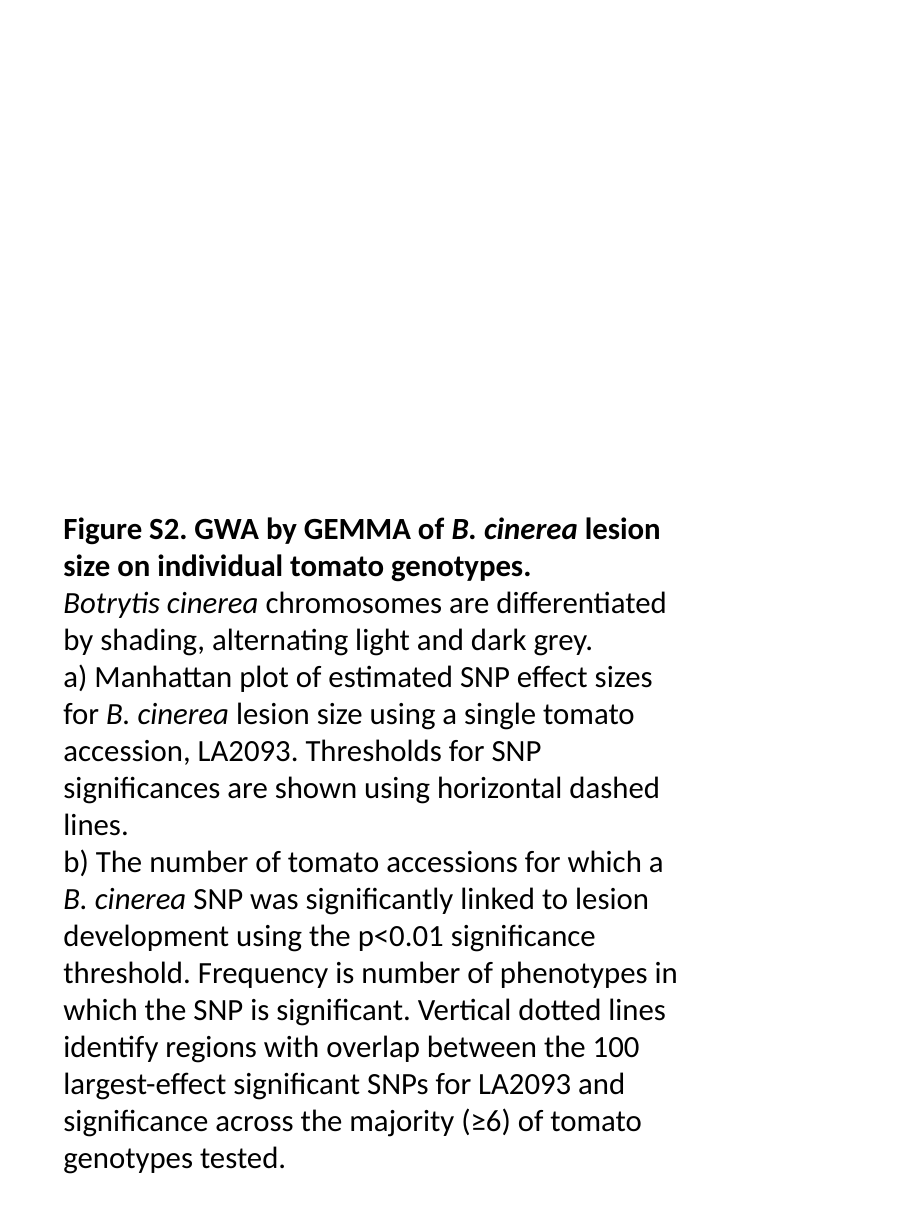
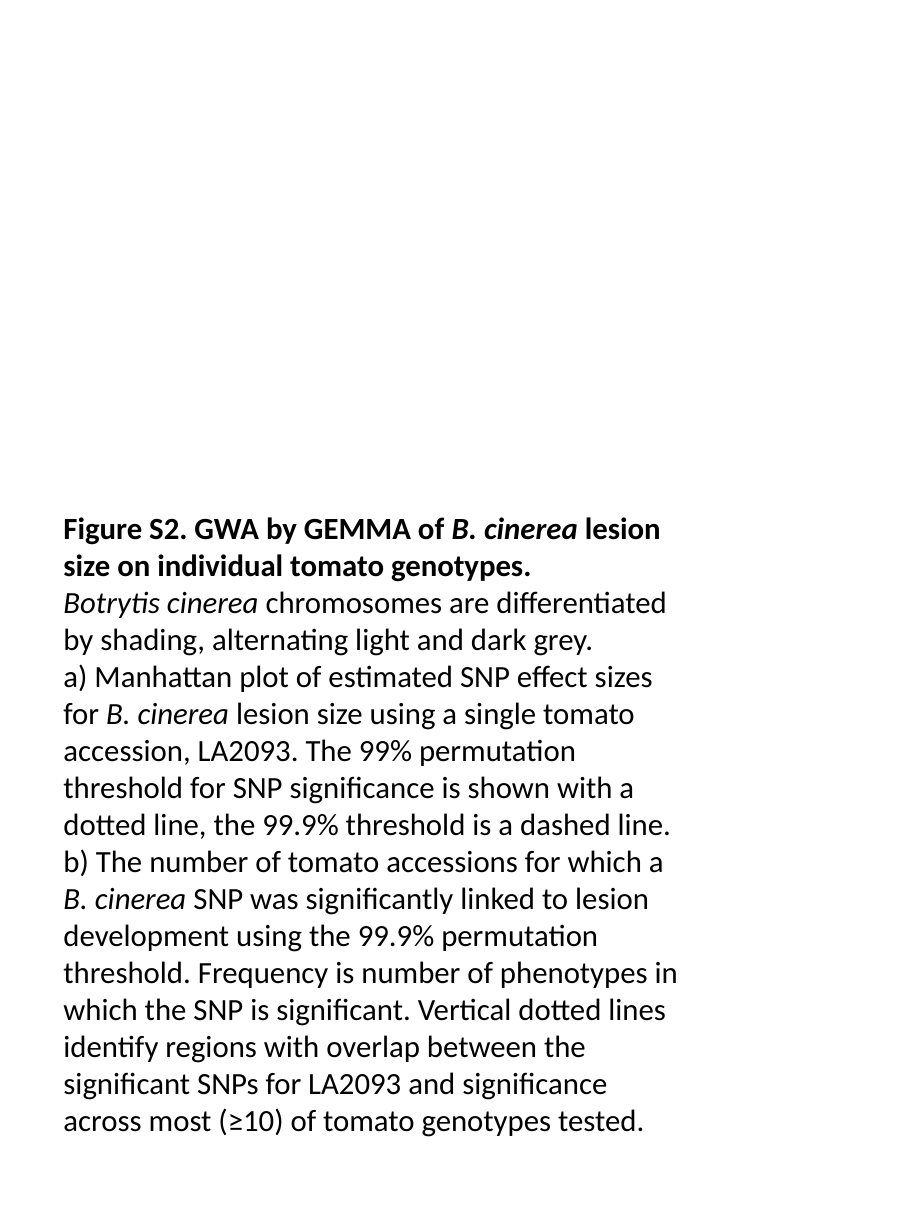
Before and after one commit to nicolise/BcSolGWAS, a slide deck: slide 6 of paper/resub/Soltis_supplemental_resubmit.pptx. Drawn at 924x1232 pixels with LibreOffice and Linux fonts; fonts in the diff are those of the drawing. Boxes give left, top, right and bottom in pixels: in the first picture for what was removed or moved away, otherwise in the second. Text is boxed around its words. In the diff, an @@ line names an element or a change of style, - is before the commit and + after.

Commit message:
redraft of paper - GEMMA with permutations

```diff
--- a/paper/resub/Soltis_supplemental_resubmit.pptx
+++ b/paper/resub/Soltis_supplemental_resubmit.pptx
@@ text at (63, 664, 678, 1137): text changed @@
-a) Manhattan plot of estimated SNP effect sizes for B. cinerea lesion size using a single tomato accession, LA2093. Thresholds for SNP significances are shown using horizontal dashed lines.
-b) The number of tomato accessions for which a B. cinerea SNP was significantly linked to lesion development using the p<0.01 significance threshold. Frequency is number of phenotypes in which the SNP is significant. Vertical dotted lines identify regions with overlap between the 100 largest-effect significant SNPs for LA2093 and significance across the majority (≥6) of tomato genotypes tested.
+a) Manhattan plot of estimated SNP effect sizes for B. cinerea lesion size using a single tomato accession, LA2093. The 99% permutation threshold for SNP significance is shown with a dotted line, the 99.9% threshold is a dashed line.
+b) The number of tomato accessions for which a B. cinerea SNP was significantly linked to lesion development using the 99.9% permutation threshold. Frequency is number of phenotypes in which the SNP is significant. Vertical dotted lines identify regions with overlap between the significant SNPs for LA2093 and significance across most (≥10) of tomato genotypes tested.
```
Also in this commit, not shown: 5 other slides changed, 3 slides added, 3 slides removed, 11 other files.
